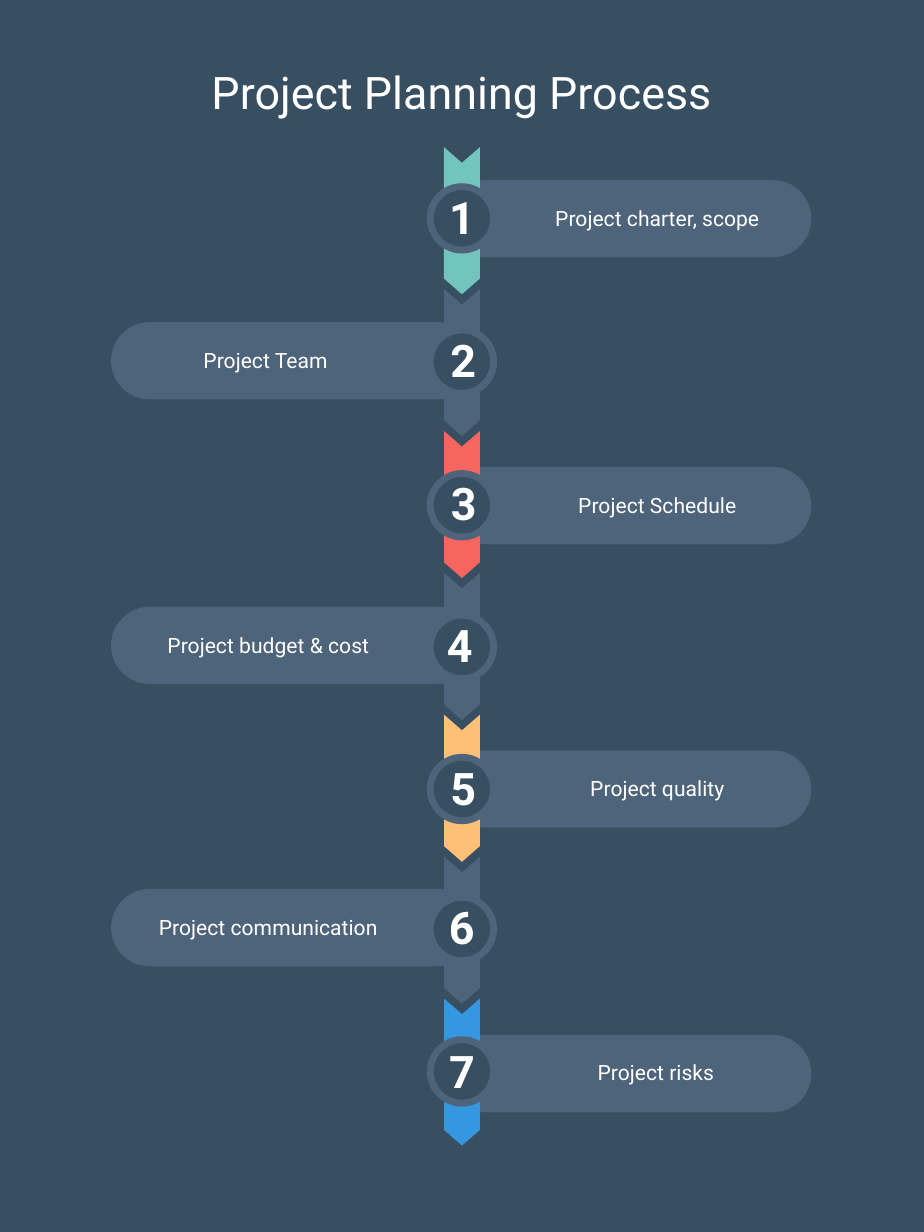
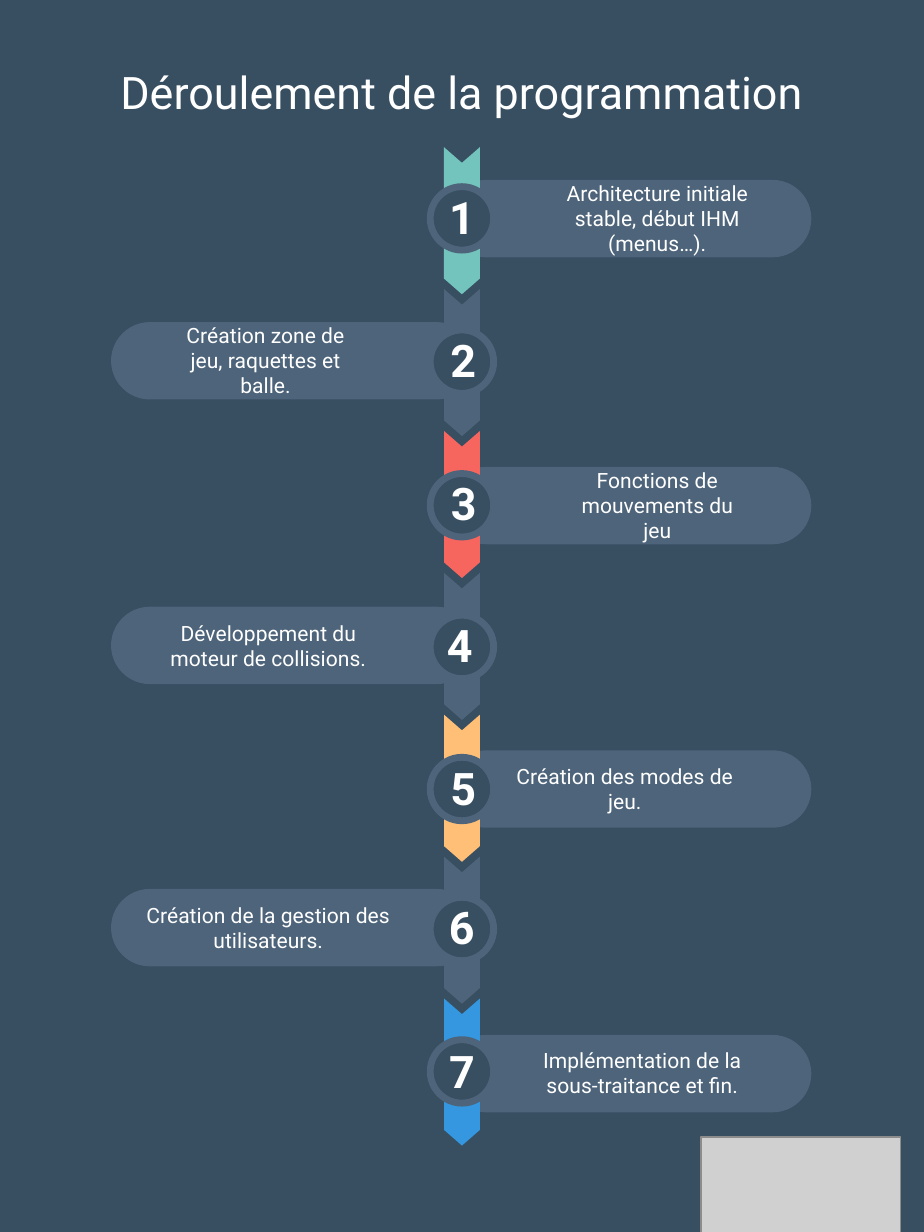
Before and after one commit to Loicpln/Projet_Algo_N2, a slide deck: slide 10 of Elements de presentation/Soutenance finale.pptx (slide 6 before the commit). Drawn at 924x1232 pixels with LibreOffice and Linux fonts; fonts in the diff are those of the drawing; grey boxes stand for pictures. Boxes give left, top, right and bottom in pixels: in the first picture for what was removed or moved away, otherwise in the second. Text is boxed around its words. In the diff, an @@ line names an element or a change of style, - is before the commit and + after.

```diff
--- a/Elements de presentation/Soutenance finale.pptx
+++ b/Elements de presentation/Soutenance finale.pptx
@@ text at [120,75,803,119]: text changed @@
-Project Planning Process
+Déroulement de la programmation
@@ text at [567,185,748,256]: text changed @@
-Project charter, scope
+Architecture initiale stable, début IHM (menus…).
@@ text at [186,327,344,393]: text changed @@
-Project Team
+Création zone de jeu, raquettes et balle.
@@ text at [582,472,733,543]: text changed @@
-Project Schedule
+Fonctions de mouvements du jeu
@@ text at [170,625,366,666]: text changed @@
-Project budget & cost
+Développement du moteur de collisions.
@@ text at [516,768,733,814]: text changed @@
-Project quality
+Création des modes de jeu.
@@ text at [146,907,390,948]: text changed @@
-Project communication
+Création de la gestion des utilisateurs.
@@ text at [543,1052,742,1093]: text changed @@
-Project risks
+Implémentation de la sous-traitance et fin.
@@ picture added at [701,1137,901,1232] @@
```
Also in this commit, not shown: 5 other slides changed, 10 slides added, 2 slides removed, 8 other files.
